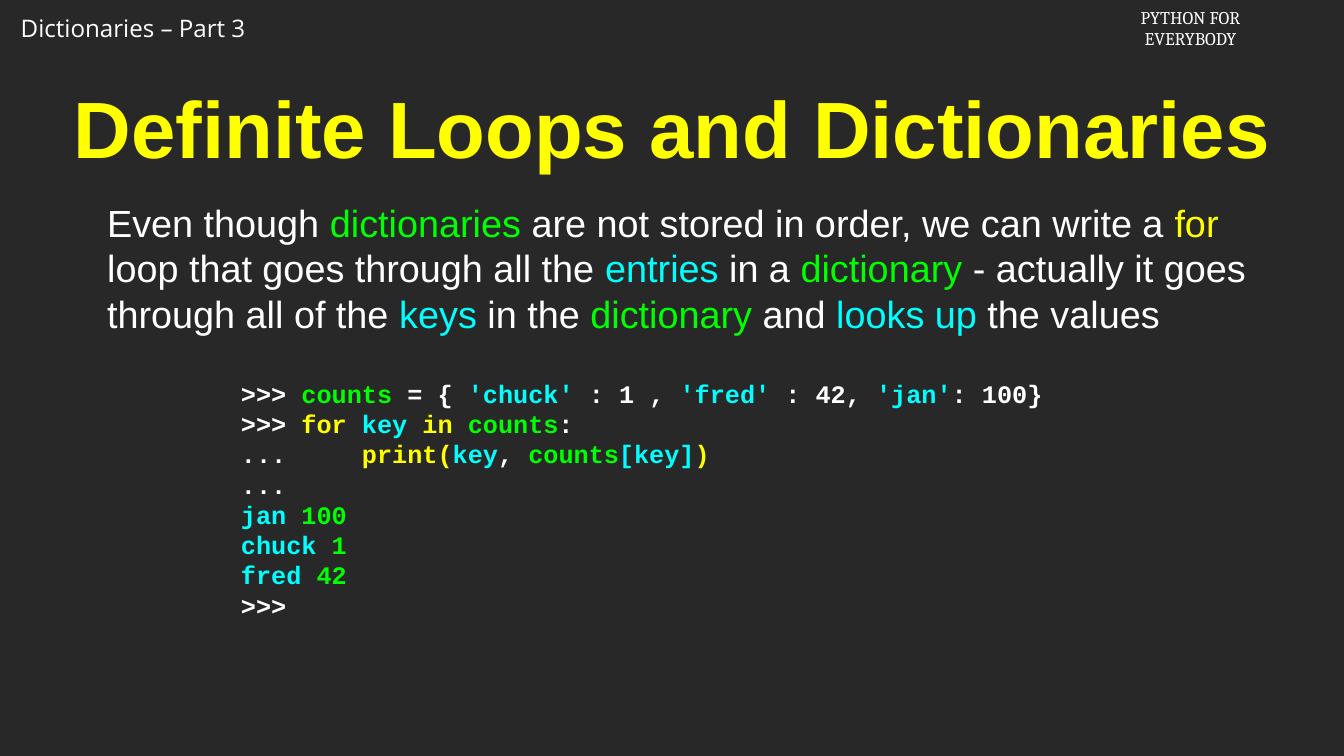
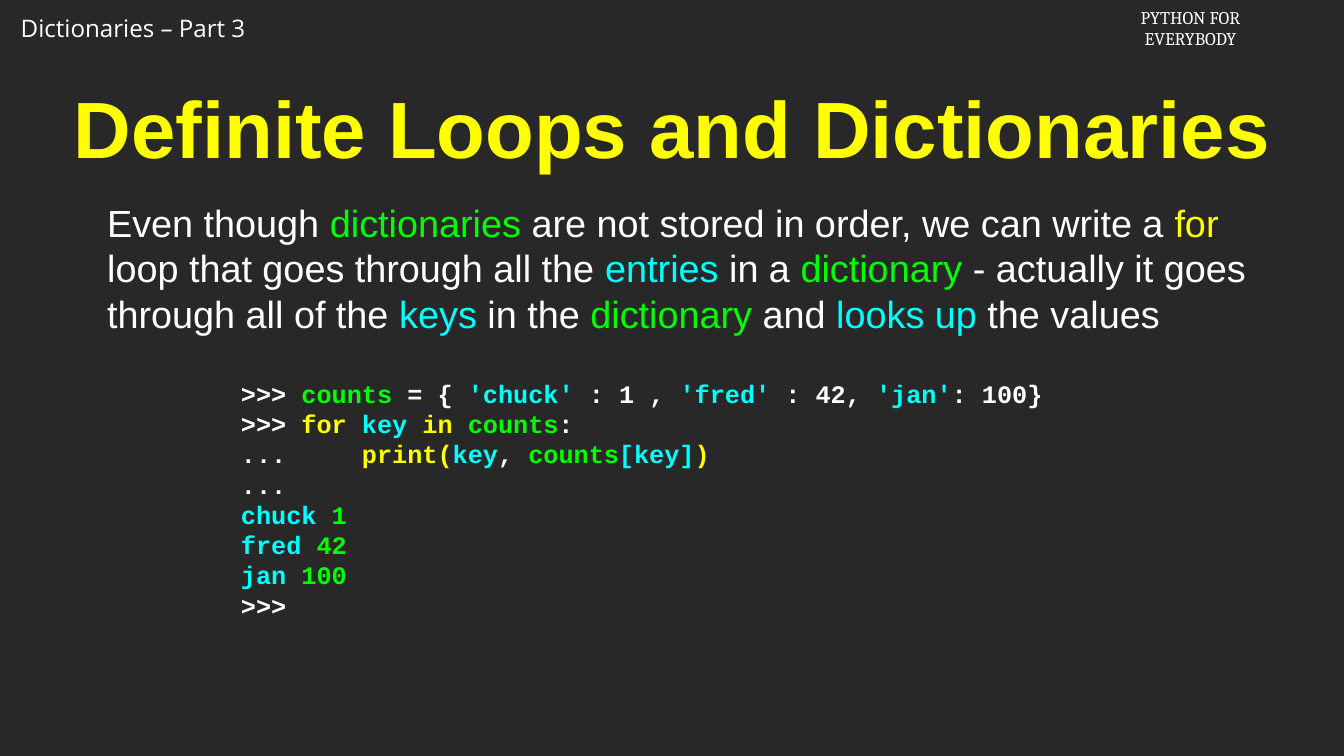
Before and after one commit to csev/py4e, a slide deck: slide 5 of cai/redo-2024/Slides/09-03-python4e.06.113016.pptx. Drawn at 1344x756 pixels with LibreOffice and Linux fonts; fonts in the diff are those of the drawing; background and template pictures are left out. Boxes give left, top, right and bottom in pixels: in the first picture for what was removed or moved away, otherwise in the second. Text is boxed around its words. In the diff, an @@ line names an element or a change of style, - is before the commit and + after.

```diff
--- a/cai/redo-2024/Slides/09-03-python4e.06.113016.pptx
+++ b/cai/redo-2024/Slides/09-03-python4e.06.113016.pptx
@@ text at (241,505,346,530): paragraph removed @@
-jan 100
@@ text at (241,566,346,590): paragraph added @@
+jan 100
```
Also in this commit, not shown: 4 other slides changed, 1 slide added, 1 slide removed, 6 other files.
